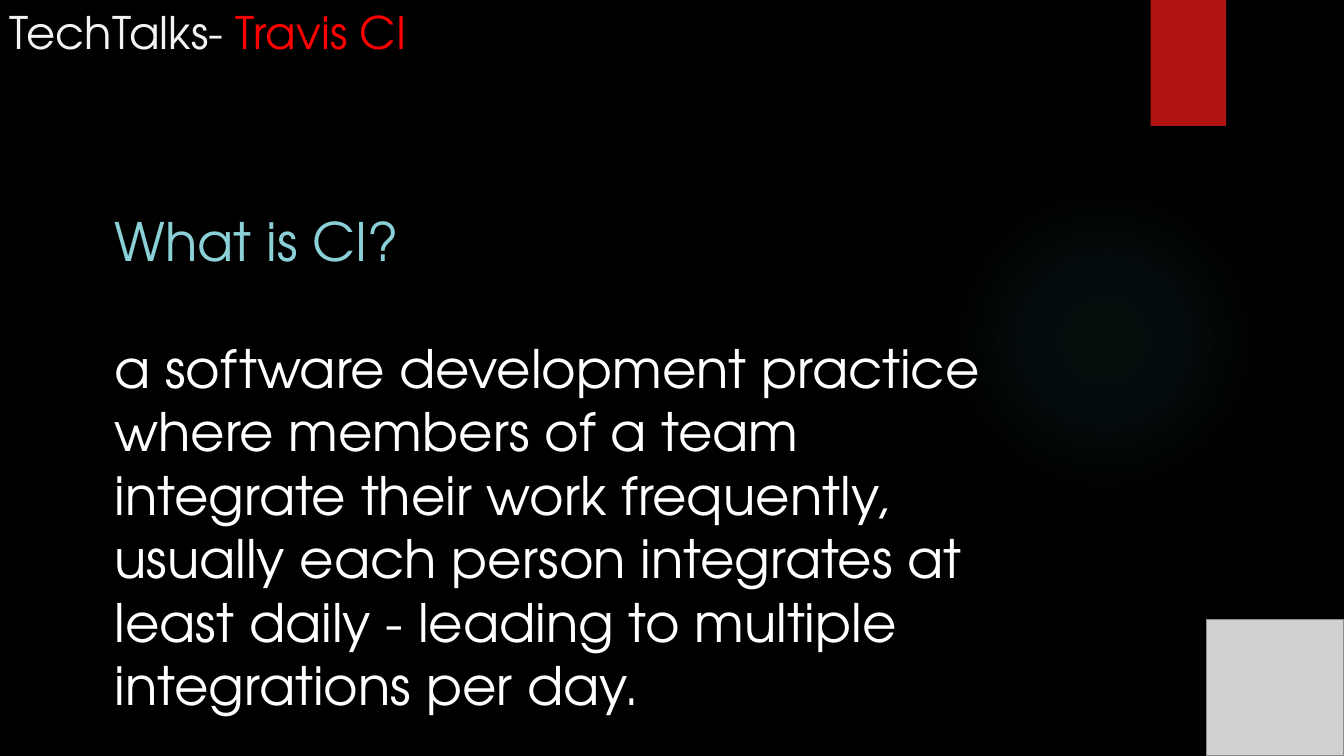
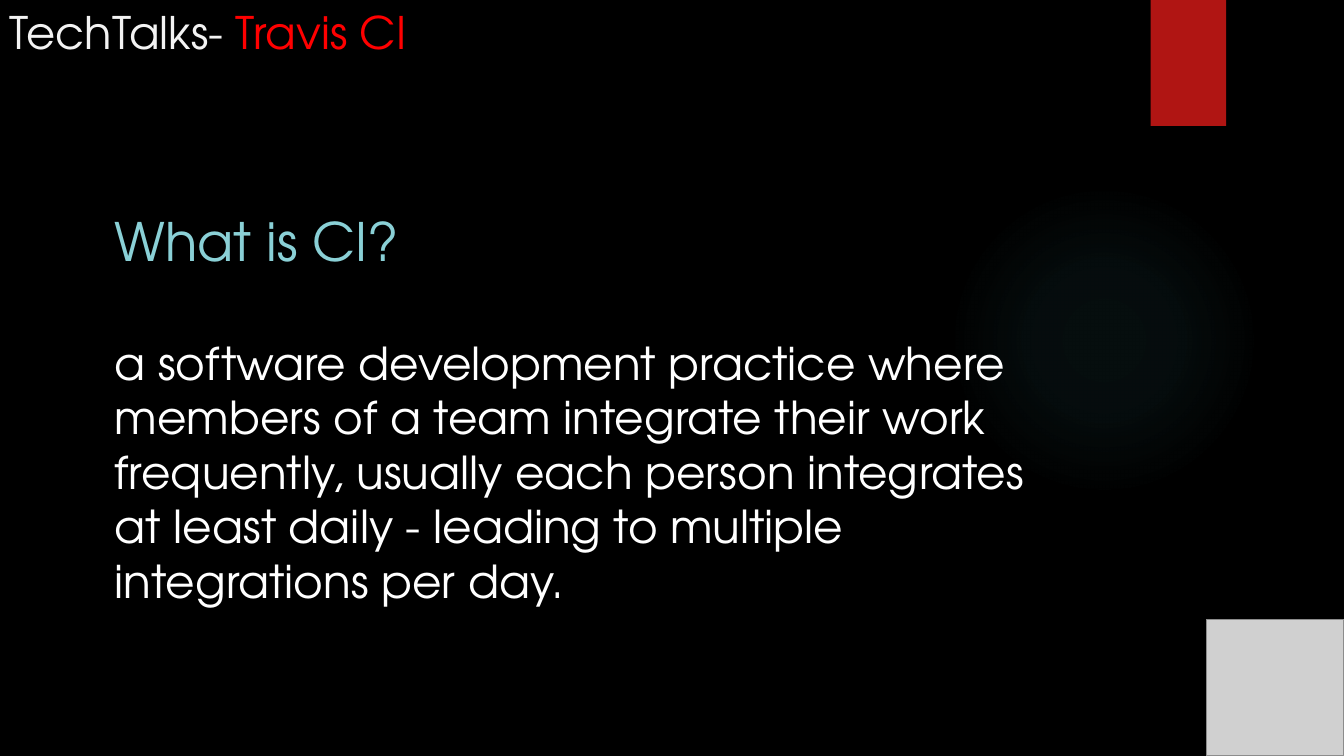
Before and after one commit to dbzvishal/TravisCI-TechTalk, a slide deck: slide 2 of TravisCI_ppt.pptx. Drawn at 1344x756 pixels with LibreOffice and Linux fonts; fonts in the diff are those of the drawing; grey boxes stand for pictures; background and template pictures are left out. Boxes give left, top, right and bottom in pixels: in the first picture for what was removed or moved away, otherwise in the second. Text is boxed around its words. In the diff, an @@ line names an element or a change of style, - is before the commit and + after.

```diff
--- a/TravisCI_ppt.pptx
+++ b/TravisCI_ppt.pptx
@@ title "What is CI? a software ..." at [115, 221, 1023, 608]: size 37.8 to 32.4 pt @@
```
Also in this commit, not shown: 4 other slides changed.
